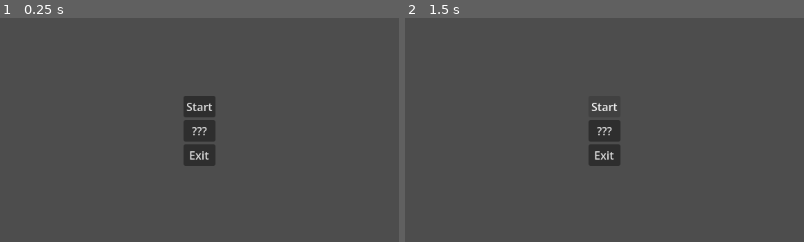
Above: before the commit, frames 1-2 (left to right).
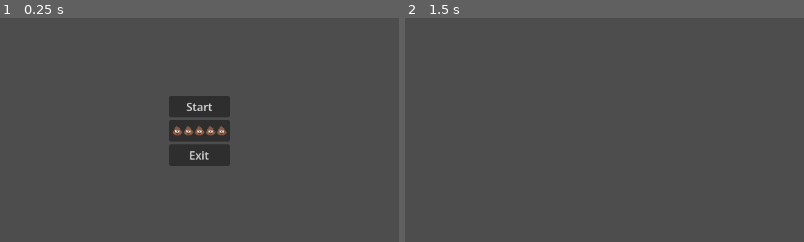
Above: after the commit, the same moments.

Repository: Nikug/fgj-2026
Game: Godot game, scene res://main.tscn
Same seed, same stepped clock (60 frames per second), same inputs: the game is played once before the commit and once after it.
Inputs (mouse positions are % of the whole screen's width and height, from its top left):
- Up to frame 1 (0.25 s): no input
- Up to frame 2 (1.5 s): click "Start" at 0.5 s; click (50, 45) at 1.25 s, where only the run before the commit has a clickable "Start"
The pictures show only the part of the screen within x 25-75%, y 25-75%; the shares and areas given below are measured in that part.

The runs differ from the first frame. In frame 1, 2.2% of the frame differs, in the area x 42-58%, y 34-67%; in frame 2, 1.5%.

Commit message:
start button works

Diff:
--- /dev/null
+++ b/skeittipeli/maija/menu.gd
@@ -0,0 +1,15 @@
+extends Control
+
+
+# Called when the node enters the scene tree for the first time.
+func _ready():
+	pass # Replace with function body.
+
+
+# Called every frame. 'delta' is the elapsed time since the previous frame.
+func _process(delta):
+	pass
+
+
+func _on_start_game_button_pressed():
+	get_tree().change_scene_to_file("res://ground.tscn")
--- a/skeittipeli/main.tscn
+++ b/skeittipeli/main.tscn
@@ -1,4 +1,6 @@
 [gd_scene format=3 uid="uid://cfo7l5r2cmf5j"]
+
+[ext_resource type="Script" uid="uid://bfslm88qnjtny" path="res://maija/menu.gd" id="1_ig7tw"]
 
 [node name="MainMenu" type="Control" unique_id=1003690342]
 layout_mode = 3
@@ -9,6 +11,7 @@
 anchor_bottom = 0.5
 grow_horizontal = 2
 grow_vertical = 2
+script = ExtResource("1_ig7tw")
 
 [node name="Control" type="VBoxContainer" parent="." unique_id=1729900925]
 layout_mode = 1
@@ -25,6 +28,7 @@
 size_flags_horizontal = 4
 size_flags_vertical = 4
 metadata/_edit_use_anchors_ = true
+metadata/aaa = PackedFloat64Array()
 
 [node name="StartGameButton" type="Button" parent="Control" unique_id=914168498]
 layout_mode = 2
@@ -32,8 +36,10 @@
 
 [node name="OtherButton" type="Button" parent="Control" unique_id=834858]
 layout_mode = 2
-text = "???"
+text = "💩💩💩💩💩"
 
 [node name="ExitGameButton" type="Button" parent="Control" unique_id=330000245]
 layout_mode = 2
 text = "Exit"
+
+[connection signal="pressed" from="Control/StartGameButton" to="." method="_on_start_game_button_pressed"]
Not shown, added: skeittipeli/maija/menu.gd.uid
